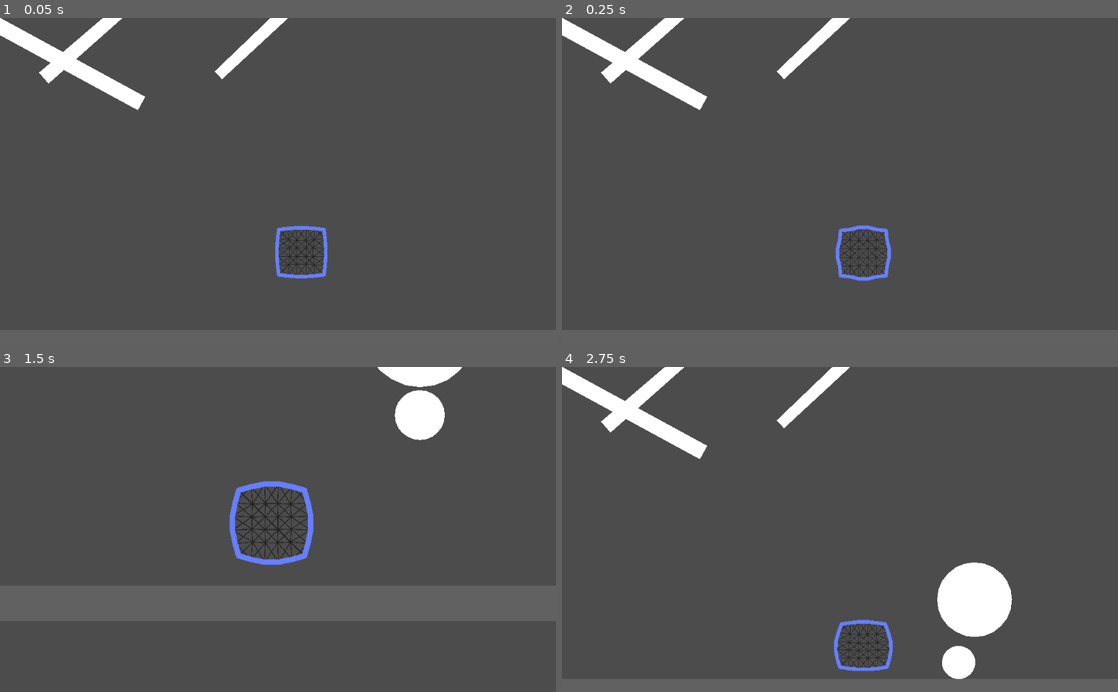
Above: before the commit, frames 1-4 (two rows, left to right).
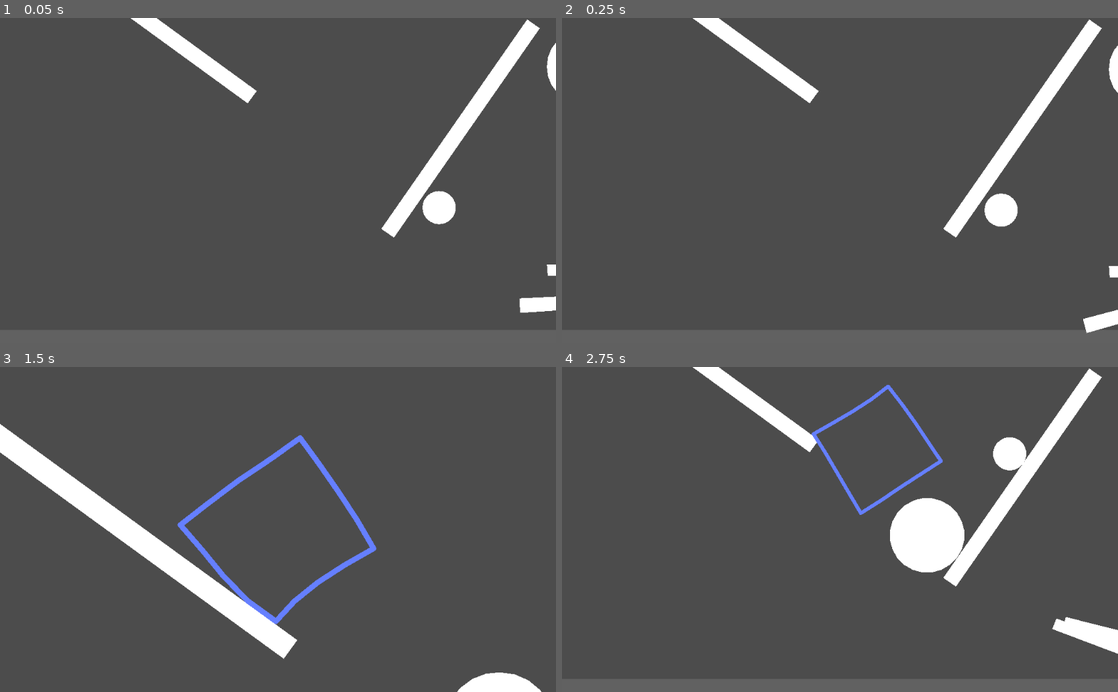
Above: after the commit, the same moments.

Repository: bustedwallstudios/Softbody
Game: Godot game, scene res://2dWorld.tscn
Same seed, same stepped clock (60 frames per second), same inputs: the game is played once before the commit and once after it.
Inputs (mouse positions are in pixels of both pictures, inside the frame that each line leads up to):
- Up to frame 1 (0.05 s): no input
- Up to frame 2 (0.25 s): no input
- Up to frame 3 (1.5 s): tap Enter (enterKey) at 0.5, 0.6, 1.35 s; move the mouse to (400, 513) at 0.52 s; hold Right (ui_right) 0.53-1.28 s; tap Keypad Enter (ui_accept) at 0.77 s; move the mouse to (400, 523) at 1.27 s; hold Down (ui_down) from 1.28 s (still down)
- Up to frame 4 (2.75 s): tap Keypad Enter (ui_accept) at 1.52 s; move the mouse to (895, 458) at 2.02 s; release Down (ui_down) at 2.03 s; hold Right (ui_right) from 2.03 s (still down); tap Enter (enterKey) at 2.1 s

The runs differ from the first frame. In frame 1, 7.5% of the frame differs, in the area x 0-100%, y 0-91%; in frame 2, 7.5%; in frame 3, 10%; in frame 4, 13%, in the area x 0-100%, y 0-97%.

Commit message:
Added better corner supports, and changed color of polygon to the same as the color of the outline. Also probably other stuff I forgot (oh yeah, changed the range of some param i think)

Diff:
--- a/2dWorld.tscn
+++ b/2dWorld.tscn
@@ -36,7 +36,7 @@
 
 [node name="Ground" type="StaticBody2D" parent="World"]
 position = Vector2( 0, 621 )
-scale = Vector2( 19, 5 )
+scale = Vector2( 10000, 5 )
 __meta__ = {
 "_edit_group_": true
 }
@@ -51,9 +51,10 @@
 polygon = PoolVector2Array( -5.95, -0.225, 5.95, -0.225, 5.95, 1.075, -5.95, 1.075 )
 
 [node name="RotatingBeam" type="StaticBody2D" parent="World"]
-position = Vector2( -1622, -1144 )
-rotation = 0.499164
+position = Vector2( -945, -1288 )
+rotation = 0.630064
 scale = Vector2( 1.475, 5 )
+constant_linear_velocity = Vector2( 0.269, 0 )
 __meta__ = {
 "_edit_group_": true
 }
@@ -66,8 +67,8 @@
 polygon = PoolVector2Array( -546, 3.99805, -546, -13.002, 659, -12.9976, 659, 4.00244 )
 
 [node name="RotatingBeam4" type="StaticBody2D" parent="World"]
-position = Vector2( -951, -2204 )
-rotation = -2.46091
+position = Vector2( 1024, -627 )
+rotation = -4.10501
 scale = Vector2( 1.172, 5 )
 __meta__ = {
 "_edit_group_": true
@@ -81,14 +82,13 @@
 polygon = PoolVector2Array( -546, 3.99805, -546, -13.002, 659, -12.9976, 659, 4.00244 )
 
 [node name="RotatingBeam2" type="StaticBody2D" parent="World"]
-position = Vector2( 147, -1321 )
-rotation = 2.3911
+position = Vector2( 2203, -336 )
 scale = Vector2( 1.016, 3.251 )
 script = ExtResource( 4 )
 __meta__ = {
 "_edit_group_": true
 }
-degreesPerFrame = 0.0
+degreesPerFrame = 1.0
 
 [node name="GroundCollision" type="CollisionShape2D" parent="World/RotatingBeam2"]
 position = Vector2( 56.2972, -4.48892 )
@@ -100,14 +100,13 @@
 polygon = PoolVector2Array( -27.2157, -0.289926, 32.9624, -0.241419, 32.9287, 0.677203, -27.2257, 0.947976 )
 
 [node name="RotatingBeam3" type="StaticBody2D" parent="World"]
-position = Vector2( -882, -1190 )
-rotation = -0.712094
+position = Vector2( 1876, 399 )
 scale = Vector2( 1, 3.251 )
 script = ExtResource( 4 )
 __meta__ = {
 "_edit_group_": true
 }
-degreesPerFrame = 0.0
+degreesPerFrame = -1.0
 
 [node name="GroundCollision" type="CollisionShape2D" parent="World/RotatingBeam3"]
 position = Vector2( 56.2972, -4.48892 )
@@ -119,7 +118,7 @@
 polygon = PoolVector2Array( -27.2157, -0.289926, 32.9624, -0.241419, 32.9287, 0.677203, -27.2257, 0.947976 )
 
 [node name="Beam" type="RigidBody2D" parent="World"]
-position = Vector2( -80, -1780 )
+position = Vector2( 1820, 204 )
 mass = 20.0
 gravity_scale = 3.72
 can_sleep = false
@@ -139,7 +138,7 @@
 polygon = PoolVector2Array( -16.9075, -0.197987, 20.0952, -0.13546, 20.0282, 3.01541, -16.674, 2.99974 )
 
 [node name="Ball" type="RigidBody2D" parent="World"]
-position = Vector2( -1973, -835 )
+position = Vector2( 886, -122 )
 collision_layer = 3
 collision_mask = 3
 input_pickable = true
@@ -162,7 +161,7 @@
 polygon = PoolVector2Array( -4.45, 1.625, -4.6, 0.425001, -4.45, -0.775, -4, -1.875, -3.25, -2.825, -2.3, -3.575, -1.2, …(247 unchanged characters)…
 
 [node name="BigBall" type="RigidBody2D" parent="World"]
-position = Vector2( -1433, -1779 )
+position = Vector2( 1688, -901 )
 collision_layer = 3
 collision_mask = 3
 input_pickable = true
@@ -185,12 +184,14 @@
 polygon = PoolVector2Array( -4.45, 1.625, -4.6, 0.425001, -4.45, -0.775, -4, -1.875, -3.25, -2.825, -2.3, -3.575, -1.2, …(247 unchanged characters)…
 
 [node name="SquishyBody" parent="." instance=ExtResource( 5 )]
-pointsVert = 6
-stiffness = 10.0
-plasticity = 0.1
-memory = 1.0
-edgeBulges = 1.0
+position = Vector2( -607, -2045 )
+pointsHorz = 5
+pointsVert = 5
+sizeInPx = 625
+stiffness = 15.0
+gravity = Vector2( 0, 15 )
 includeCornerSupports = false
+showLines = false
 
 [connection signal="input_event" from="World/Ball" to="World/Ball" method="inputEvent"]
 [connection signal="input_event" from="World/BigBall" to="World/BigBall" method="inputEvent"]
--- a/Objects/SquishyBody.gd
+++ b/Objects/SquishyBody.gd
@@ -22,12 +22,13 @@
 # Damping factor is only really useful if it is set to exactly the same thing as stiffness,
 # so I have removed the ability to control that from the node.
 export (float, 0, 15) var stiffness = 8
-var dampingFactor
+# The body works the best if dampingFactor = stiffness (if it's not it explodes basically instantly)
+onready var dampingFactor = stiffness
 
 # If plasticity is 1, it will competely deform to any squishing that happens, and
 # stay there without reforming.
 # The lower it is, the less it will conform, and the more it will bounce back.
-export (float, 0, 0.1) var plasticity = 0
+export (float, 0, 0.2) var plasticity = 0
 
 # This will gradually return the rest length of the spring to the original length,
 # if it is decreased by the plasticity of the object.
@@ -57,9 +58,6 @@
 var bodyPoints = []
 
 func _ready():
-	# The body works the best if they are equal.
-	dampingFactor = stiffness
-
 	orthogSpringLength = sizeInPx/pointsHorz
 
 	if not showPolygon:
@@ -207,12 +205,30 @@
 	# We don't have to do this in the loop, because we know exactly where we want these.
 	if includeCornerSupports and pointsHorz > 2 and pointsVert > 2:
 		self.lengthForThisSpring = diagPxBetweenPoints*2
-		createSpring(0,            0,            2,              2,              "TL ")
-		createSpring(pointsHorz-1, 0,            pointsHorz-2-1, 2,              "TR ")
-		createSpring(pointsHorz-1, pointsVert-1, pointsHorz-2-1, pointsVert-2-1, "BR ")
-		createSpring(0,            pointsVert-1, 2,              pointsVert-2-1, "BL ")
-
-func createSpring(x:int, y:int, targetX:int, targetY:int, springName:String):
+
+		# This code connects each corner to the point two points in from the corner.
+#		createSpring(0,            0,            2,              2,              "TL ")
+#		createSpring(pointsHorz-1, 0,            pointsHorz-2-1, 2,              "TR ")
+#		createSpring(pointsHorz-1, pointsVert-1, pointsHorz-2-1, pointsVert-2-1, "BR ")
+#		createSpring(0,            pointsVert-1, 2,              pointsVert-2-1, "BL ")
+
+		# The length from one corner to the opposite corner. This takes into account
+		# the possible difference between the length and width of the rectangle.
+		# We need to subtract one spring length because it doesn't get fully to the end,
+		# due to the final point being one spring length short of the "sizeInPx".
+		var actualHorzLen = sizeInPx - (sizeInPx/pointsHorz)
+		var actualVertLen = sizeInPx - (sizeInPx/pointsVert)
+		var fullDiagonalLength = sqrt(pow(actualHorzLen*(pointsHorz/pointsVert), 2) + pow(actualVertLen, 2))
+
+		# Top two corners
+		createSpring(0,            0, int(pointsHorz/2), int(pointsVert/2), "TL ", fullDiagonalLength/2)
+		createSpring(pointsHorz-1, 0, int(pointsHorz/2), int(pointsVert/2), "TR ", fullDiagonalLength/2)
+
+		# Bottom two corners
+		createSpring(0,            pointsVert-1, int(pointsHorz/2), int(pointsVert/2), "TL ", fullDiagonalLength/2)
+		createSpring(pointsHorz-1, pointsVert-1, int(pointsHorz/2), int(pointsVert/2), "TR ", fullDiagonalLength/2)
+
+func createSpring(x:int, y:int, targetX:int, targetY:int, springName:String, lengthOverride:float=0):
 	# Create a new spring and add it as a child
 	var newSpring = PhysicsSpring.instance()
 
@@ -221,7 +237,10 @@
 	newSpring.PointB = bodyPoints[targetY][targetX]
 
 	# Set the physical properties of the newSpring
-	newSpring.restLength         = self.lengthForThisSpring
+	if lengthOverride == 0:
+		newSpring.restLength     = self.lengthForThisSpring
+	else:
+		newSpring.restLength     = lengthOverride
 	newSpring.originalRestLength = self.lengthForThisSpring
 	newSpring.stiffness          = self.stiffness
 	newSpring.dampingFactor      = self.dampingFactor
--- /dev/null
+++ b/new_script.gd
@@ -0,0 +1,20 @@
+# These are for bulges. If it's on the edge of the square, it will
+			# extend the length of the springs to the amount they should be with
+			# the bulges.
+			if y == 0: # If we're on the TOP ROW
+#				downRightLength = diagWithBulge
+				downLength      = orthogWithBulgeVert
+			elif y == pointsVert-2: # If we're on the SECOND BOTTOM ROW
+#				downRightLength = diagWithBulge
+				downLength      = orthogWithBulgeVert
+#			elif y == pointsVert-1: # If we're on the BOTTOM ROW
+#				upRightLength   = diagWithBulge
+
+			if x == 0: # If we're on the LEFT COLUMN
+#				upRightLength   = diagWithBulge
+				rightLength     = orthogWithBulgeHorz
+#				downRightLength = diagWithBulge
+			elif x == pointsHorz-2: # If we're on the SECOND RIGHT COLUMN
+#				upRightLength    = diagWithBulge
+				rightLength      = orthogWithBulgeHorz
+#				downRightLength  = diagWithBulge
